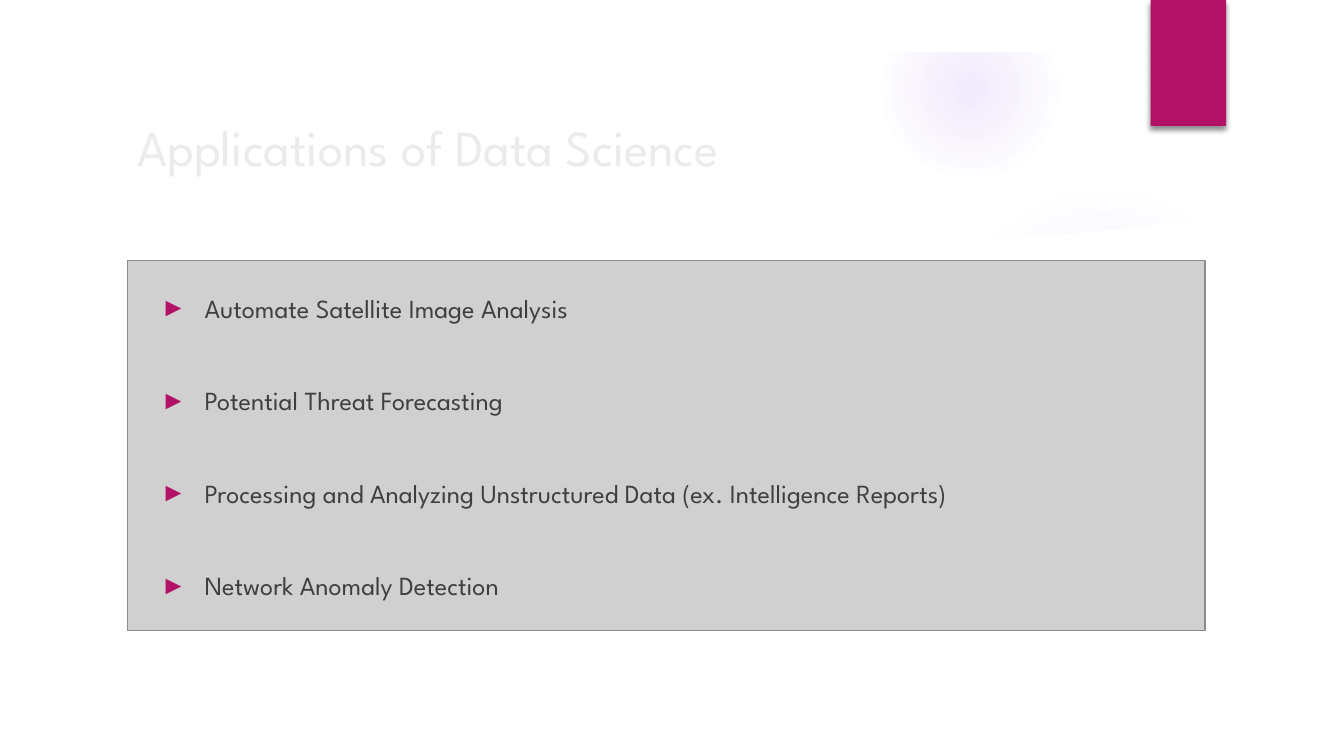
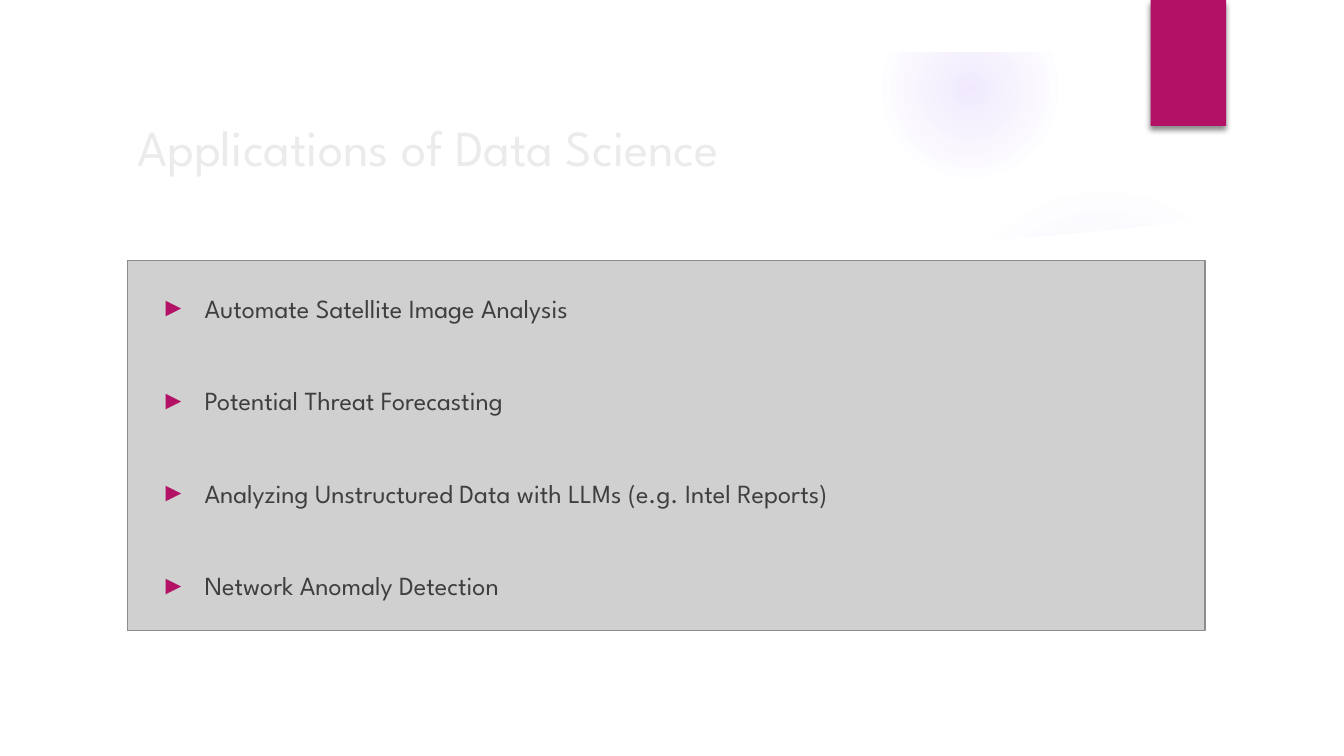
Before and after one commit to kevpamilagas/DSS-105-Class-Materials, a slide deck: slide 14 of Slides/01 - Data Profession Basics and Data Science.pptx. Drawn at 1344x756 pixels with LibreOffice and Linux fonts; fonts in the diff are those of the drawing; grey boxes stand for pictures; background and template pictures are left out. Boxes give left, top, right and bottom in pixels: in the first picture for what was removed or moved away, otherwise in the second. Text is boxed around its words. In the diff, an @@ line names an element or a change of style, - is before the commit and + after.

```diff
--- a/Slides/01 - Data Profession Basics and Data Science.pptx
+++ b/Slides/01 - Data Profession Basics and Data Science.pptx
@@ text at [205,485,827,509]: text changed @@
-► Processing and Analyzing Unstructured Data (ex. Intelligence Reports)
+► Analyzing Unstructured Data with LLMs (e.g. Intel Reports)
```
Also in this commit, not shown: 3 other slides changed, 2 slides added, 1 slide removed, 6 other files.
